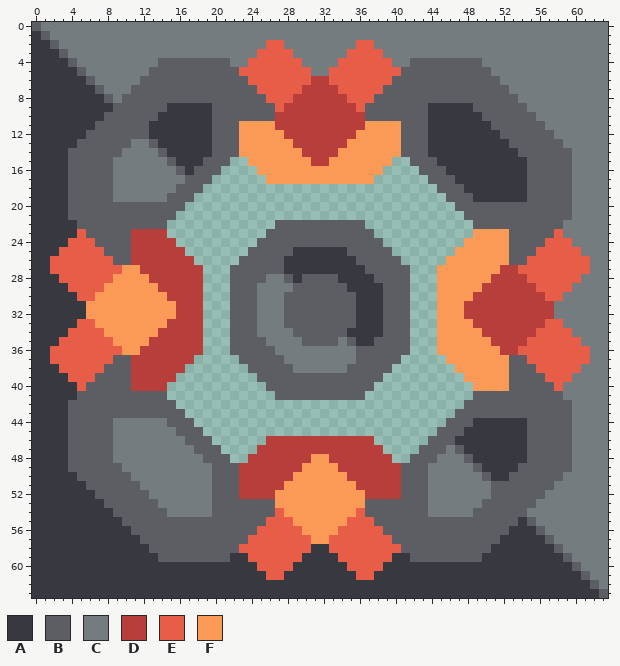
Pixel-art sprite: sprites/blocks/craft/7w03.png. This is how it looked before the edit.
The file is 64x64 pixels.
Palette (. is transparent): A #373840  B #5c5e63  C #757c80  D #b83e3c  E #e75d48  F #fb9957
And afterwards:
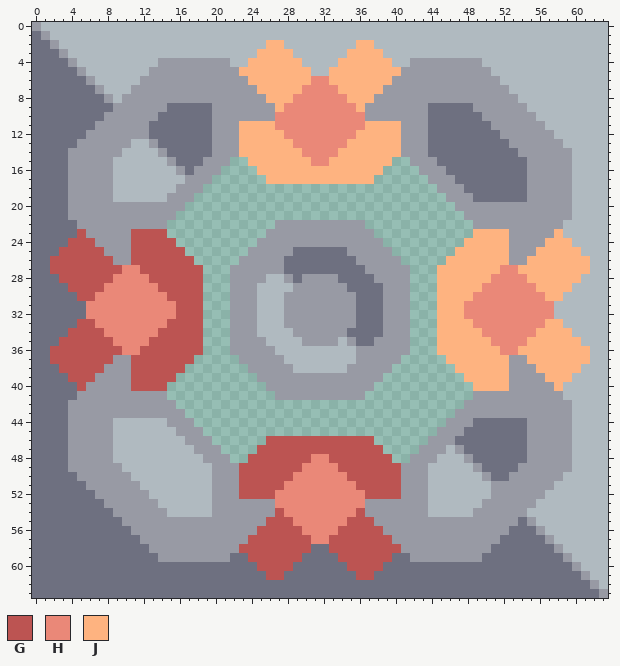
Colours new in this view: G #bc5452  H #ea8878  J #feb380
Changes in this commit:
@@ palette @@
-A #373840
+A #6e7080
-B #5c5e63
+B #989aa4
-C #757c80
+C #b0bac0
@@ x 21..42 @@
  1 CCCCCCCCCCCCCCCCCCCCCC
- 2 CCCCCEECCCCCCCCEECCCCC
- 3 CCCCEEEECCCCCCEEEECCCC
- 4 BCCEEEEEECCCCEEEEEECCB
- 5 BBEEEEEEEECCEEEEEEEEBB
- 6 BBBEEEEEEEDDEEEEEEEBBB
- 7 BBBBEEEEEDDDDEEEEEBBBB
- 8 BBBBBEEEDDDDDDEEEBBBBB
- 9 BBBBBBEDDDDDDDDEBBBBBB
-10 BBBBBBDDDDDDDDDDBBBBBB
-11 BBFFFFDDDDDDDDDDFFFFBB
-12 BBFFFFFDDDDDDDDFFFFFBB
-13 BBFFFFFFDDDDDDFFFFFFBB
-14 BBFFFFFFFDDDDFFFFFFFBB
-15 B..FFFFFFFDDFFFFFFF..B
-16 ....FFFFFFFFFFFFFF....
-17 .....FFFFFFFFFFFF.....
+ 2 CCCCCJJCCCCCCCCJJCCCCC
+ 3 CCCCJJJJCCCCCCJJJJCCCC
+ 4 BCCJJJJJJCCCCJJJJJJCCB
+ 5 BBJJJJJJJJCCJJJJJJJJBB
+ 6 BBBJJJJJJJHHJJJJJJJBBB
+ 7 BBBBJJJJJHHHHJJJJJBBBB
+ 8 BBBBBJJJHHHHHHJJJBBBBB
+ 9 BBBBBBJHHHHHHHHJBBBBBB
+10 BBBBBBHHHHHHHHHHBBBBBB
+11 BBJJJJHHHHHHHHHHJJJJBB
+12 BBJJJJJHHHHHHHHJJJJJBB
+13 BBJJJJJJHHHHHHJJJJJJBB
+14 BBJJJJJJJHHHHJJJJJJJBB
+15 B..JJJJJJJHHJJJJJJJ..B
+16 ....JJJJJJJJJJJJJJ....
+17 .....JJJJJJJJJJJJ.....
 18 ......................
@@ x 0..63 @@
 22 AAAAABBBBBBBBBB............BBBBBBBBBB............BBBBBBBBBBCCCCC
-23 AAAAAEBBBBBDDDD...........BBBBBBBBBBBB...........FFFFBBBBBECCCCC
-24 AAAAEEEBBBBDDDDD.........BBBBBBBBBBBBBB.........FFFFFBBBBEEECCCC
-25 AAAEEEEEBBBDDDDDD.......BBBBBAAAAAABBBBB.......FFFFFFBBBEEEEECCC
-26 AAEEEEEEEBBDDDDDDD.....BBBBBAAAAAAAABBBBB.....FFFFFFFBBEEEEEEECC
-27 AAEEEEEEEEFFDDDDDDD...BBBBBBAAAAAAAAABBBBB...FFFFFFFDDEEEEEEEECC
-28 AAAEEEEEEFFFFDDDDDD...BBBBCCBABBBBAAAABBBB...FFFFFFDDDDEEEEEECCC
-29 AAAAEEEEFFFFFFDDDDD...BBBCCCCBBBBBBAAAABBB...FFFFFDDDDDDEEEECCCC
-30 AAAAAEEFFFFFFFFDDDD...BBBCCCBBBBBBBBAAABBB...FFFFDDDDDDDDEECCCCC
-31 AAAAAAFFFFFFFFFFDDD...BBBCCCBBBBBBBBAAABBB...FFFDDDDDDDDDDCCCCCC
-32 AAAAAAFFFFFFFFFFDDD...BBBCCCBBBBBBBBAAABBB...FFFDDDDDDDDDDCCCCCC
-33 AAAAAEEFFFFFFFFDDDD...BBBCCCBBBBBBBBAAABBB...FFFFDDDDDDDDEECCCCC
-34 AAAAEEEEFFFFFFDDDDD...BBBCCCCBBBBBBAAAABBB...FFFFFDDDDDDEEEECCCC
-35 AAAEEEEEEFFFFDDDDDD...BBBBCCCCBBBBCBAABBBB...FFFFFFDDDDEEEEEECCC
-36 AAEEEEEEEEFFDDDDDDD...BBBBBCCCCCCCCCBBBBBB...FFFFFFFDDEEEEEEEECC
-37 AAEEEEEEEBBDDDDDDD.....BBBBBCCCCCCCCBBBBB.....FFFFFFFBBEEEEEEECC
-38 AAAEEEEEBBBDDDDDD.......BBBBBCCCCCCBBBBB.......FFFFFFBBBEEEEECCC
-39 AAAAEEEBBBBDDDDD.........BBBBBBBBBBBBBB.........FFFFFBBBBEEECCCC
-40 AAAAAEBBBBBDDDD...........BBBBBBBBBBBB...........FFFFBBBBBECCCCC
+23 AAAAAGBBBBBGGGG...........BBBBBBBBBBBB...........JJJJBBBBBJCCCCC
+24 AAAAGGGBBBBGGGGG.........BBBBBBBBBBBBBB.........JJJJJBBBBJJJCCCC
+25 AAAGGGGGBBBGGGGGG.......BBBBBAAAAAABBBBB.......JJJJJJBBBJJJJJCCC
+26 AAGGGGGGGBBGGGGGGG.....BBBBBAAAAAAAABBBBB.....JJJJJJJBBJJJJJJJCC
+27 AAGGGGGGGGHHGGGGGGG...BBBBBBAAAAAAAAABBBBB...JJJJJJJHHJJJJJJJJCC
+28 AAAGGGGGGHHHHGGGGGG...BBBBCCBABBBBAAAABBBB...JJJJJJHHHHJJJJJJCCC
+29 AAAAGGGGHHHHHHGGGGG...BBBCCCCBBBBBBAAAABBB...JJJJJHHHHHHJJJJCCCC
+30 AAAAAGGHHHHHHHHGGGG...BBBCCCBBBBBBBBAAABBB...JJJJHHHHHHHHJJCCCCC
+31 AAAAAAHHHHHHHHHHGGG...BBBCCCBBBBBBBBAAABBB...JJJHHHHHHHHHHCCCCCC
+32 AAAAAAHHHHHHHHHHGGG...BBBCCCBBBBBBBBAAABBB...JJJHHHHHHHHHHCCCCCC
+33 AAAAAGGHHHHHHHHGGGG...BBBCCCBBBBBBBBAAABBB...JJJJHHHHHHHHJJCCCCC
+34 AAAAGGGGHHHHHHGGGGG...BBBCCCCBBBBBBAAAABBB...JJJJJHHHHHHJJJJCCCC
+35 AAAGGGGGGHHHHGGGGGG...BBBBCCCCBBBBCBAABBBB...JJJJJJHHHHJJJJJJCCC
+36 AAGGGGGGGGHHGGGGGGG...BBBBBCCCCCCCCCBBBBBB...JJJJJJJHHJJJJJJJJCC
+37 AAGGGGGGGBBGGGGGGG.....BBBBBCCCCCCCCBBBBB.....JJJJJJJBBJJJJJJJCC
+38 AAAGGGGGBBBGGGGGG.......BBBBBCCCCCCBBBBB.......JJJJJJBBBJJJJJCCC
+39 AAAAGGGBBBBGGGGG.........BBBBBBBBBBBBBB.........JJJJJBBBBJJJCCCC
+40 AAAAAGBBBBBGGGG...........BBBBBBBBBBBB...........JJJJBBBBBJCCCCC
 41 AAAAABBBBBBBBBB............BBBBBBBBBB............BBBBBBBBBBCCCCC
@@ x 21..42 @@
 45 ......................
-46 .....DDDDDDDDDDDD.....
-47 ....DDDDDDDDDDDDDD....
-48 B..DDDDDDDFFDDDDDDD..B
-49 BBDDDDDDDFFFFDDDDDDDBB
-50 BBDDDDDDFFFFFFDDDDDDBB
-51 BBDDDDDFFFFFFFFDDDDDBB
-52 BBDDDDFFFFFFFFFFDDDDBB
-53 BBBBBBFFFFFFFFFFBBBBBB
-54 BBBBBBEFFFFFFFFEBBBBBB
-55 BBBBBEEEFFFFFFEEEBBBBB
-56 BBBBEEEEEFFFFEEEEEBBBB
-57 BBBEEEEEEEFFEEEEEEEBBB
-58 BBEEEEEEEEAAEEEEEEEEBB
-59 BAAEEEEEEAAAAEEEEEEAAB
-60 AAAAEEEEAAAAAAEEEEAAAA
-61 AAAAAEEAAAAAAAAEEAAAAA
+46 .....GGGGGGGGGGGG.....
+47 ....GGGGGGGGGGGGGG....
+48 B..GGGGGGGHHGGGGGGG..B
+49 BBGGGGGGGHHHHGGGGGGGBB
+50 BBGGGGGGHHHHHHGGGGGGBB
+51 BBGGGGGHHHHHHHHGGGGGBB
+52 BBGGGGHHHHHHHHHHGGGGBB
+53 BBBBBBHHHHHHHHHHBBBBBB
+54 BBBBBBGHHHHHHHHGBBBBBB
+55 BBBBBGGGHHHHHHGGGBBBBB
+56 BBBBGGGGGHHHHGGGGGBBBB
+57 BBBGGGGGGGHHGGGGGGGBBB
+58 BBGGGGGGGGAAGGGGGGGGBB
+59 BAAGGGGGGAAAAGGGGGGAAB
+60 AAAAGGGGAAAAAAGGGGAAAA
+61 AAAAAGGAAAAAAAAGGAAAAA
 62 AAAAAAAAAAAAAAAAAAAAAA
Changed places in both pictures, as pixel boxes (x1, y1, x2, y2):
changed: (32, 22, 608, 598)
